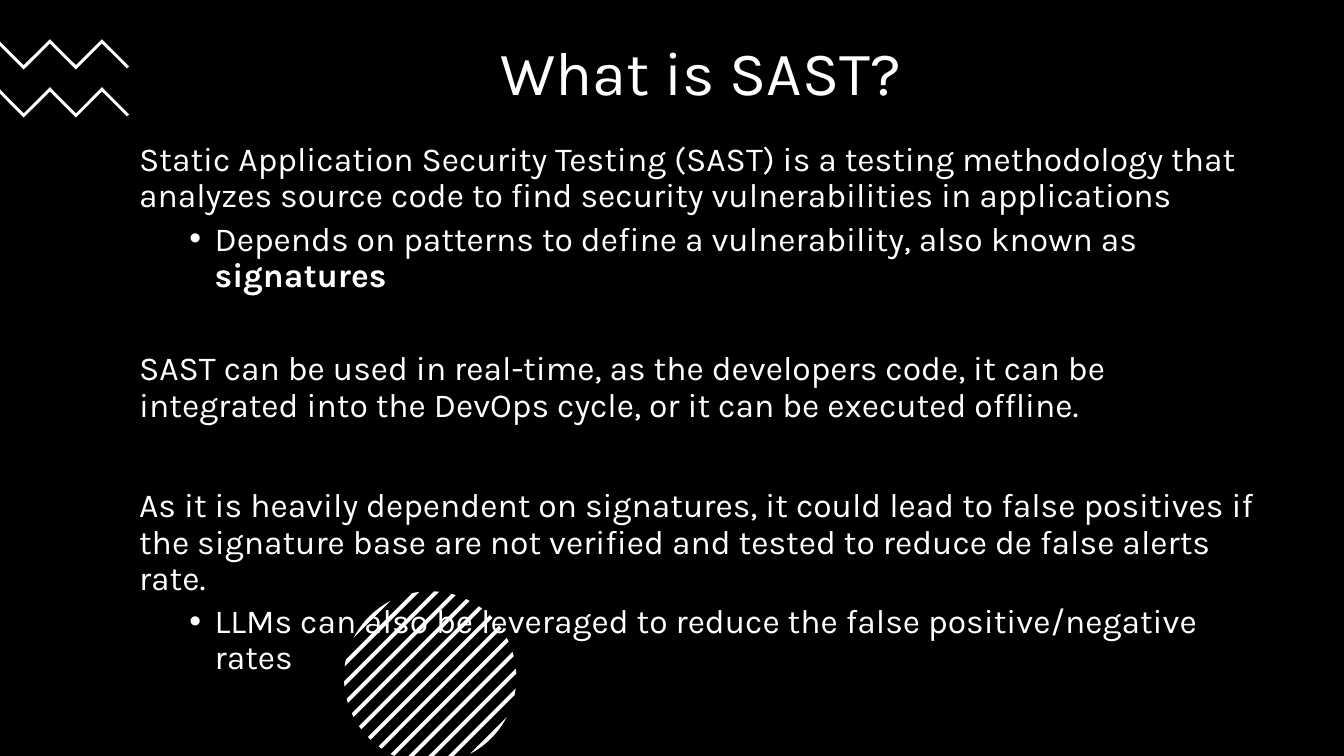
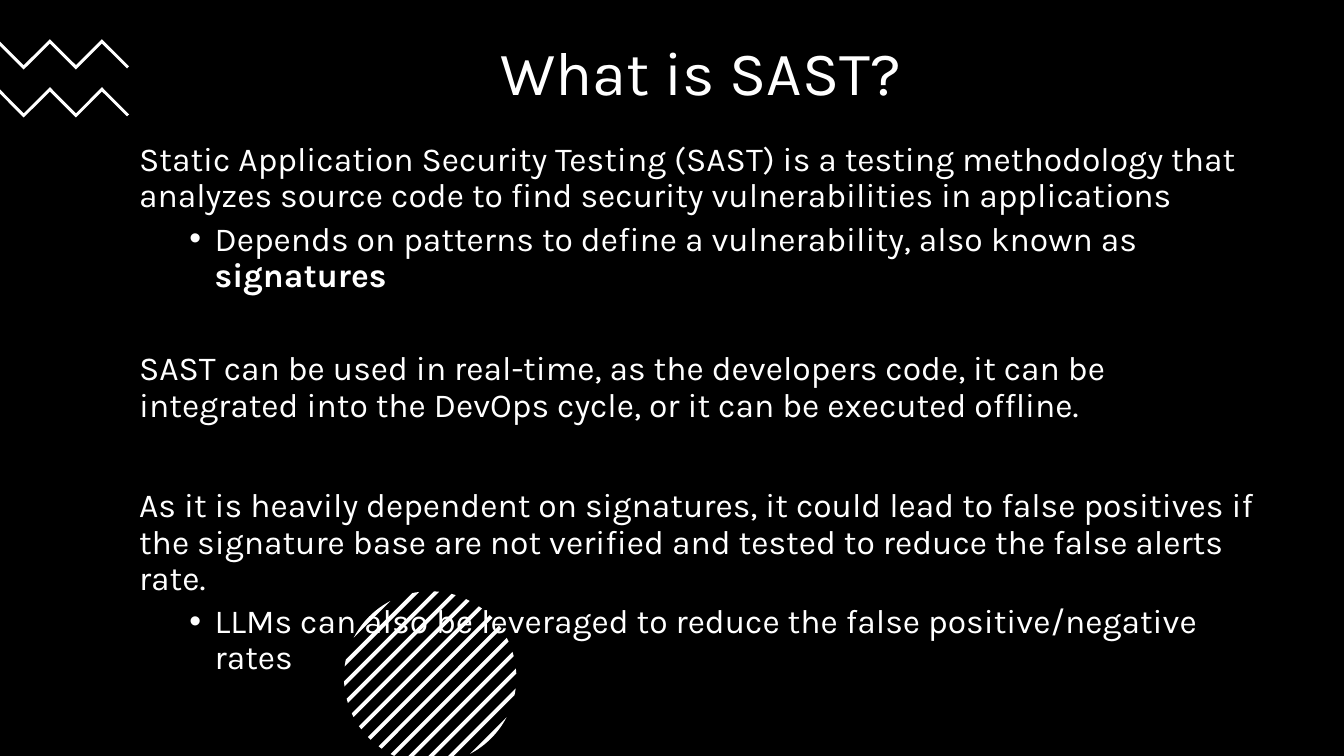
Before and after one commit to 247arjun/dc32-sast-workshop, a slide deck: slide 6 of BSides-Seattle-2026-Workshop.pptx. Drawn at 1344x756 pixels with LibreOffice and Linux fonts; fonts in the diff are those of the drawing. Boxes give left, top, right and bottom in pixels: in the first picture for what was removed or moved away, otherwise in the second. Text is boxed around its words. In the diff, an @@ line names an element or a change of style, - is before the commit and + after.

```diff
--- a/BSides-Seattle-2026-Workshop.pptx
+++ b/BSides-Seattle-2026-Workshop.pptx
@@ text at box(139, 494, 1254, 591): text changed @@
-As it is heavily dependent on signatures, it could lead to false positives if the signature base are not verified and tested to reduce de false alerts rate.
+As it is heavily dependent on signatures, it could lead to false positives if the signature base are not verified and tested to reduce the false alerts rate.
```
Also in this commit, not shown: 3 other slides changed.
